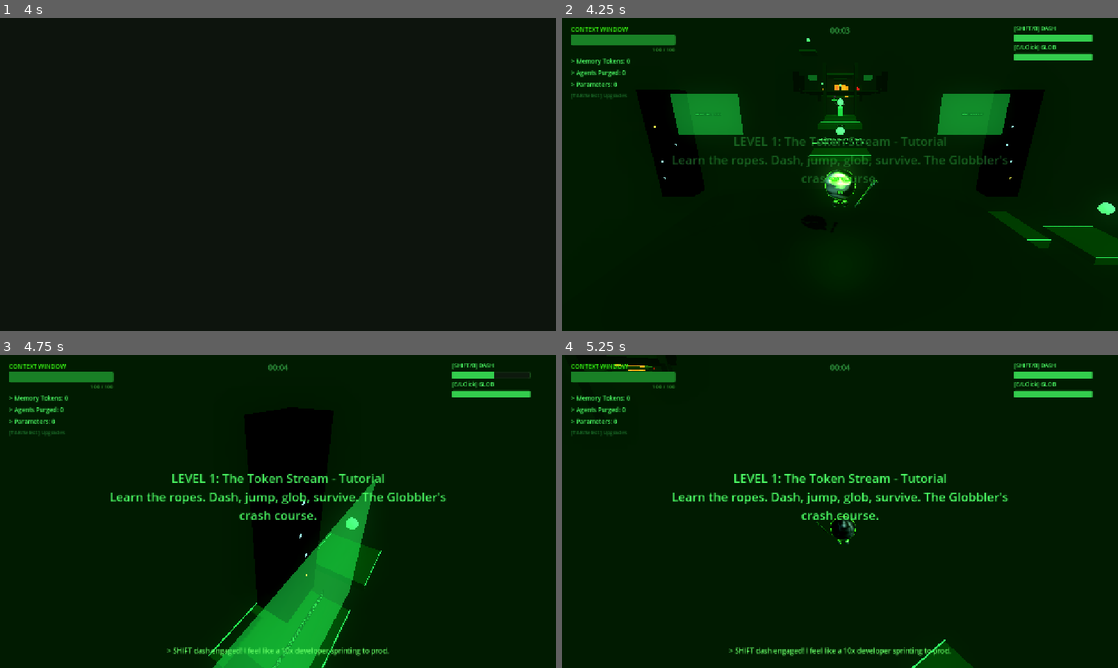
Above: before the commit, frames 1-4 (two rows, left to right).
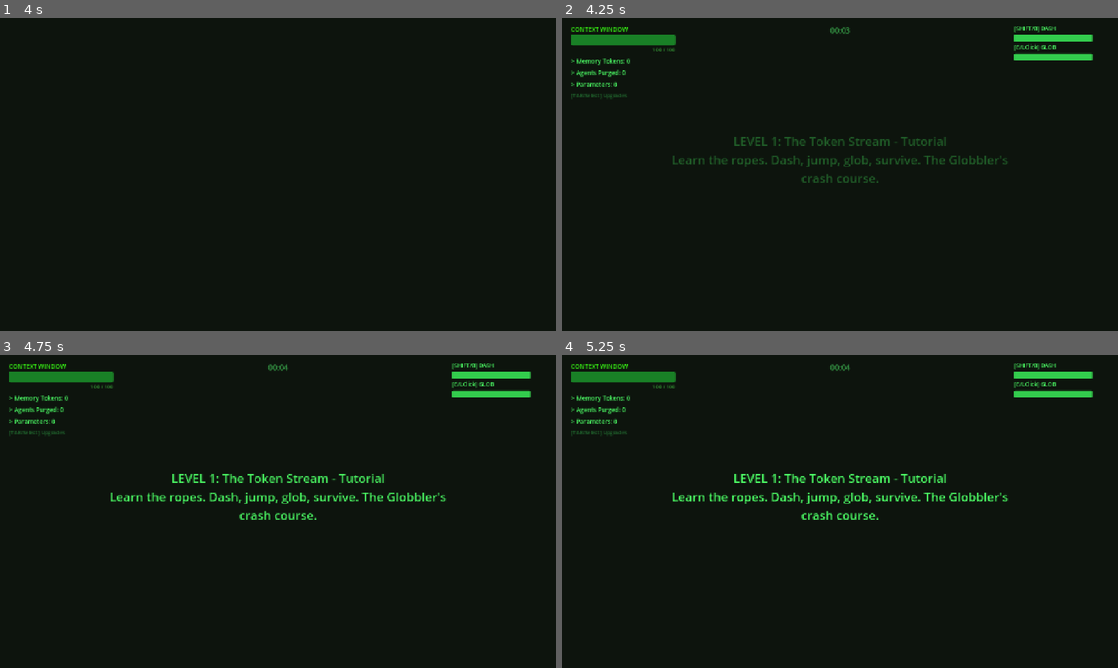
Above: after the commit, the same moments.

Repository: hwashburn1011/globblers-journey
Game: Godot game, scene res://scenes/main/main_menu.tscn
Same seed, same stepped clock (60 frames per second), same inputs: the game is played once before the commit and once after it.
Inputs (mouse positions are in pixels of both pictures, inside the frame that each line leads up to):
- Up to frame 1 (4 s): click "[ NEW GAME ]" at 0.5 s; tap Enter (menu_confirm) at 1.25, 2.75 s; move the mouse to (400, 158) at 1.27 s; hold Right (hack_right) 1.28-2 s; hold V (agent_cycle) 1.28-2 s; click (400, 158) at 1.42 s; drag from (166, 190) to (250, 237) at 2.02 s; move the mouse to (333, 105) at 2.77 s; hold Right (hack_right) 2.78-3.5 s; hold Mouse wheel up (camera_zoom_in) 2.78-3.5 s; drag from (250, 237) to (111, 127) at 3.52 s
- Up to frame 2 (4.25 s): no input
- Up to frame 3 (4.75 s): move the mouse to (316, 514) at 4.27 s; hold Up (hack_up) from 4.28 s (still down); hold Shift (dash) from 4.28 s (still down)
- Up to frame 4 (5.25 s): keep holding Up (hack_up); move the mouse to (795, 508) at 5.02 s; release Shift (dash) at 5.03 s; tap Space (dialogue_advance) at 5.1 s

Frame 1 is identical in both runs. In frame 2, 6.3% of the frame differs, in the area x 16-100%, y 6-79%; in frame 3, 7.4%, in the area x 30-96%, y 5-100%; in frame 4, 1.2%.
Error after the commit: Parse Error: Cannot infer the type of "tail_mat" variable because the value doesn't have a set type. (res://scenes/player/globbler.gd:419)

Commit message:
feat: Task 3.4 — Add damage flash shader with white-to-red additive overlay
Create damage_flash.gdshader (spatial, blend_add, unshaded) that lerps
from white to red based on flash_intensity uniform, with 3x emission.
Wire into health_component.gd for enemies (deferred setup walks owner's
MeshInstance3D tree, appends flash ShaderMaterial to next_pass tail) and
into globbler.gd for the player. On damage, tweens flash_intensity from
1.0 to 0.0 over 0.15s for a snappy hit feedback effect.

Co-Authored-By: Claude Opus 4.6 (1M context) <noreply@anthropic.com>

Diff:
--- /dev/null
+++ b/assets/shaders/damage_flash.gdshader
@@ -0,0 +1,19 @@
+shader_type spatial;
+render_mode blend_add, unshaded, cull_back;
+
+// Damage flash overlay — because nothing says "I'm hurt" like turning into a
+// traffic light. White-to-red additive blast, controlled by flash_intensity.
+// Slap this on next_pass of any mesh material and tween flash_intensity 1→0.
+
+uniform float flash_intensity : hint_range(0.0, 1.0) = 0.0;
+uniform vec4 flash_color_start : source_color = vec4(1.0, 1.0, 1.0, 1.0);  // white
+uniform vec4 flash_color_end : source_color = vec4(1.0, 0.15, 0.1, 1.0);   // angry red
+
+void fragment() {
+	// Lerp from white (ouch) to red (OUCH) as intensity fades out —
+	// maximum drama per pixel
+	vec3 color = mix(flash_color_end.rgb, flash_color_start.rgb, flash_intensity);
+	ALBEDO = color;
+	EMISSION = color * flash_intensity * 3.0;
+	ALPHA = flash_intensity * 0.7;
+}
--- a/scenes/player/globbler.gd
+++ b/scenes/player/globbler.gd
@@ -119,6 +119,9 @@
 var first_death_done := false
 var death_count := 0
 var _damage_quip_cooldown := 0.0  # Don't nag every time we stub our toe
+# Damage flash — because pain should be photogenic
+var _flash_materials: Array[ShaderMaterial] = []
+var _flash_tween: Tween = null
 
 var sarcastic_thoughts: Array[String] = [
 	"Running glob command... just kidding, I'm just walking.",
@@ -296,6 +299,7 @@
 		_apply_rim_shader(glb_instance)
 		_apply_eye_pulse_shader(glb_instance)
 		_apply_crt_screen_shader(glb_instance)
+		_setup_damage_flash(glb_instance)
 	else:
 		push_warning("[GLOBBLER] Failed to load GLB model — falling back to existential crisis")
 
@@ -398,6 +402,45 @@
 				child.set_surface_override_material(2, crt_mat)
 		if child.get_child_count() > 0:
 			_apply_crt_screen_shader(child)
+
+func _setup_damage_flash(glb_root: Node) -> void:
+	# Chain a damage flash shader onto every surface's next_pass tail —
+	# when we get hit, every polygon screams in unison
+	var flash_shader := preload("res://assets/shaders/damage_flash.gdshader")
+	_collect_flash_materials(glb_root, flash_shader)
+
+func _collect_flash_materials(node: Node, flash_shader: Shader) -> void:
+	if node is MeshInstance3D:
+		var mesh_inst := node as MeshInstance3D
+		for surf_idx in range(mesh_inst.mesh.get_surface_count() if mesh_inst.mesh else 0):
+			var mat = mesh_inst.get_active_material(surf_idx)
+			if mat:
+				# Walk the next_pass chain to find the tail — append, don't replace
+				var tail_mat := mat
+				while tail_mat.next_pass:
+					tail_mat = tail_mat.next_pass
+				var flash_mat := ShaderMaterial.new()
+				flash_mat.shader = flash_shader
+				flash_mat.set_shader_parameter("flash_intensity", 0.0)
+				tail_mat.next_pass = flash_mat
+				_flash_materials.append(flash_mat)
+	for child in node.get_children():
+		_collect_flash_materials(child, flash_shader)
+
+func _trigger_damage_flash() -> void:
+	if _flash_materials.is_empty():
+		return
+	# Kill any in-progress flash — new hit resets the pain-o-meter
+	if _flash_tween and _flash_tween.is_valid():
+		_flash_tween.kill()
+	for mat in _flash_materials:
+		mat.set_shader_parameter("flash_intensity", 1.0)
+	_flash_tween = create_tween()
+	_flash_tween.tween_method(_update_flash_intensity, 1.0, 0.0, 0.15)
+
+func _update_flash_intensity(value: float) -> void:
+	for mat in _flash_materials:
+		mat.set_shader_parameter("flash_intensity", value)
 
 func _setup_camera() -> void:
 	camera_arm = Node3D.new()
@@ -980,6 +1023,7 @@
 	if game_mgr:
 		game_mgr.take_context_damage(amount)
 	player_damaged.emit(amount)
+	_trigger_damage_flash()
 
 	# Occasional quip on taking damage — because suffering should be narrated
 	if _damage_quip_cooldown <= 0 and randf() < 0.3:
--- a/scripts/components/health_component.gd
+++ b/scripts/components/health_component.gd
@@ -13,6 +13,11 @@
 var _invincible := false
 var _invincibility_timer := 0.0
 
+# Damage flash shader — because pain needs a visual exclamation mark
+var _flash_shader: Shader = null
+var _flash_materials: Array[ShaderMaterial] = []
+var _flash_tween: Tween = null
+
 signal health_changed(new_health: int, max_hp: int)
 signal damage_taken(amount: int, source: Node)
 signal healed(amount: int)
@@ -20,6 +25,8 @@
 
 func _ready() -> void:
 	current_health = max_health
+	# Defer flash setup so the owner's scene tree is fully built
+	call_deferred("_setup_damage_flash")
 
 func _process(delta: float) -> void:
 	if _invincible:
@@ -39,6 +46,7 @@
 	current_health = max(0, current_health - final_amount)
 	health_changed.emit(current_health, max_health)
 	damage_taken.emit(amount, source)
+	_trigger_damage_flash()
 
 	if invincibility_time > 0:
 		_invincible = true
@@ -68,3 +76,61 @@
 	current_health = max_health
 	_invincible = false
 	health_changed.emit(current_health, max_health)
+
+# --- Damage flash shader wiring ---
+# Finds all MeshInstance3D children on the owner and chains a flash shader
+# onto each surface via next_pass. Because getting hurt should look dramatic.
+
+func _setup_damage_flash() -> void:
+	_flash_shader = load("res://assets/shaders/damage_flash.gdshader")
+	if not _flash_shader:
+		return  # Shader missing? Silently degrade — no flash, just vibes
+	var owner_node = get_parent()
+	if not owner_node:
+		return
+	_collect_flash_materials(owner_node)
+
+func _collect_flash_materials(node: Node) -> void:
+	# Recursively find every MeshInstance3D and attach flash as next_pass
+	# on surface 0 — the main body material. Skip if already has a next_pass
+	# chain (don't clobber the rim-light shader the player might have).
+	if node is MeshInstance3D:
+		var mesh_inst := node as MeshInstance3D
+		for surf_idx in range(mesh_inst.mesh.get_surface_count() if mesh_inst.mesh else 0):
+			var mat = mesh_inst.get_active_material(surf_idx)
+			if mat:
+				# Walk the next_pass chain to find the tail — we append, not replace
+				var tail_mat := mat
+				while tail_mat.next_pass:
+					tail_mat = tail_mat.next_pass
+				var flash_mat := ShaderMaterial.new()
+				flash_mat.shader = _flash_shader
+				flash_mat.set_shader_parameter("flash_intensity", 0.0)
+				# Duplicate so we don't pollute shared resources
+				if not mesh_inst.get_surface_override_material(surf_idx):
+					var mat_copy = mat.duplicate()
+					mesh_inst.set_surface_override_material(surf_idx, mat_copy)
+					tail_mat = mat_copy
+					while tail_mat.next_pass:
+						tail_mat = tail_mat.next_pass
+				tail_mat.next_pass = flash_mat
+				_flash_materials.append(flash_mat)
+	for child in node.get_children():
+		_collect_flash_materials(child)
+
+func _trigger_damage_flash() -> void:
+	if _flash_materials.is_empty():
+		return
+	# Kill any in-progress flash tween — new hit = fresh flash, no queuing
+	if _flash_tween and _flash_tween.is_valid():
+		_flash_tween.kill()
+	# Set all flash materials to full intensity, then tween down to zero
+	for mat in _flash_materials:
+		mat.set_shader_parameter("flash_intensity", 1.0)
+	# Use the first material as the tween target; callback syncs the rest
+	_flash_tween = create_tween()
+	_flash_tween.tween_method(_update_flash_intensity, 1.0, 0.0, 0.15)
+
+func _update_flash_intensity(value: float) -> void:
+	for mat in _flash_materials:
+		mat.set_shader_parameter("flash_intensity", value)
Not shown, changed: TASKS.md
